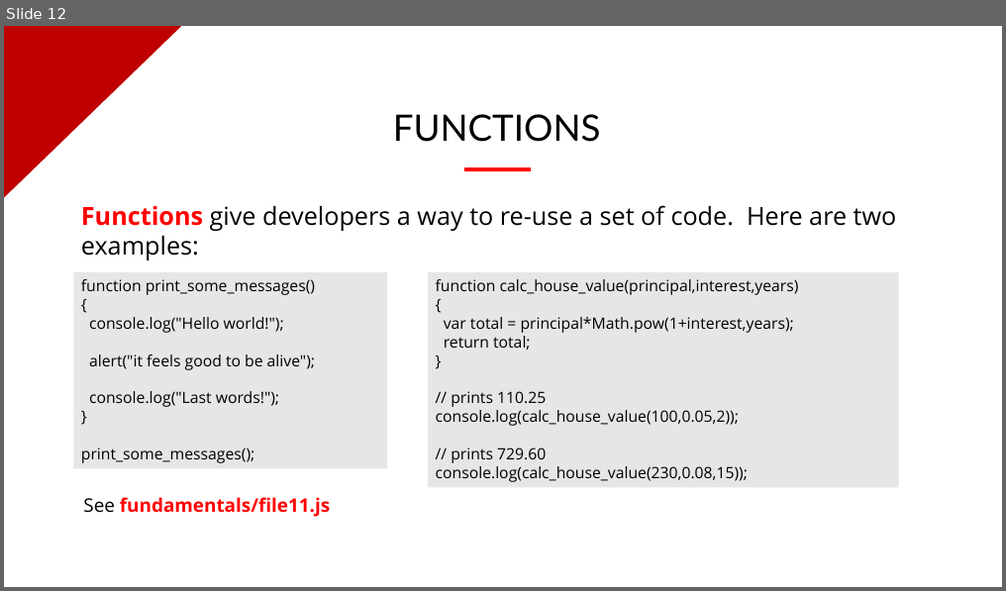
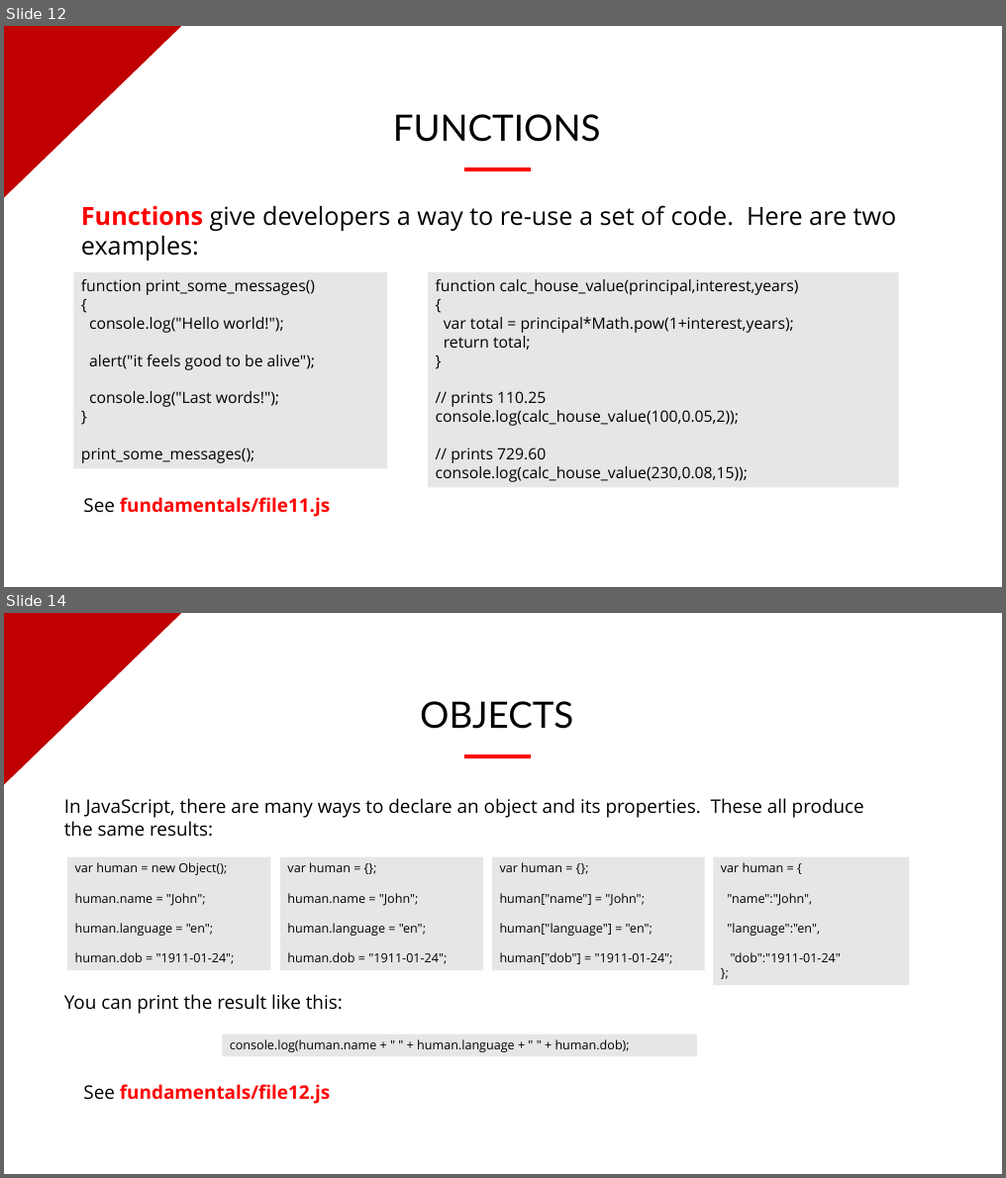
Before and after one commit to evermight/fullstack-training, a slide deck: crash-course/20230624-shell-js-python-php/fundamentals-of-coding.pptx. Shown one above the other, each under a label of ours: slide 12 before the commit, slides 12 and 14 after it; the slides between them are not shown. The pictures are 1006x591 and 1006x1178 pixels, drawn with LibreOffice and Linux fonts; fonts in the diff are those of the drawing; background and template pictures are left out. Boxes give left, top, right and bottom in pixels: in the first picture for what was removed or moved away, otherwise in the second. Text is boxed around its words. In the diff, an @@ line names an element or a change of style, - is before the commit and + after.

```diff
--- a/crash-course/20230624-shell-js-python-php/fundamentals-of-coding.pptx
+++ b/crash-course/20230624-shell-js-python-php/fundamentals-of-coding.pptx
@@ slide 14 added at bbox=[4, 613, 1002, 1174], background picture (left out); not listed: 1 template element that a slide beside it also shows @@
@@ text added at bbox=[420, 701, 573, 729], 35 pt, text #000000 @@
+OBJECTS
@@ rectangle added at bbox=[465, 755, 531, 759], fill #FF0000, outline #FF0000 1 pt @@
@@ text added at bbox=[64, 798, 864, 837], 18 pt, text #000000 @@
+In JavaScript, there are many ways to declare an object and its properties. These all produce the same results:
@@ rectangle added at bbox=[67, 858, 270, 970], fill #E7E6E6, 12 pt, text #000000 @@
+var human = new Object();
+human.name = "John";
+human.language = "en";
+human.dob = "1911-01-24";
@@ rectangle added at bbox=[280, 858, 483, 970], fill #E7E6E6, 12 pt, text #000000 @@
+var human = {};
+human.name = "John";
+human.language = "en";
+human.dob = "1911-01-24";
@@ rectangle added at bbox=[492, 858, 705, 970], fill #E7E6E6, 12 pt, text #000000 @@
+var human = {};
+human["name"] = "John";
+human["language"] = "en";
+human["dob"] = "1911-01-24";
@@ rectangle added at bbox=[714, 858, 910, 986], fill #E7E6E6, 12 pt, text #000000 @@
+var human = {
+"name":"John",
+"language":"en",
+"dob":"1911-01-24"
+};
@@ text added at bbox=[64, 994, 343, 1014], 18 pt, text #000000 @@
+You can print the result like this:
@@ rectangle added at bbox=[223, 1035, 697, 1057], fill #E7E6E6, 12 pt, text #000000 @@
+console.log(human.name + " " + human.language + " " + human.dob);
@@ text added at bbox=[83, 1084, 330, 1104], 18 pt, text #FF0000, bold @@
+See fundamentals/file12.js
```
Also in this commit, not shown: 2 other slides added, 6 other files.
